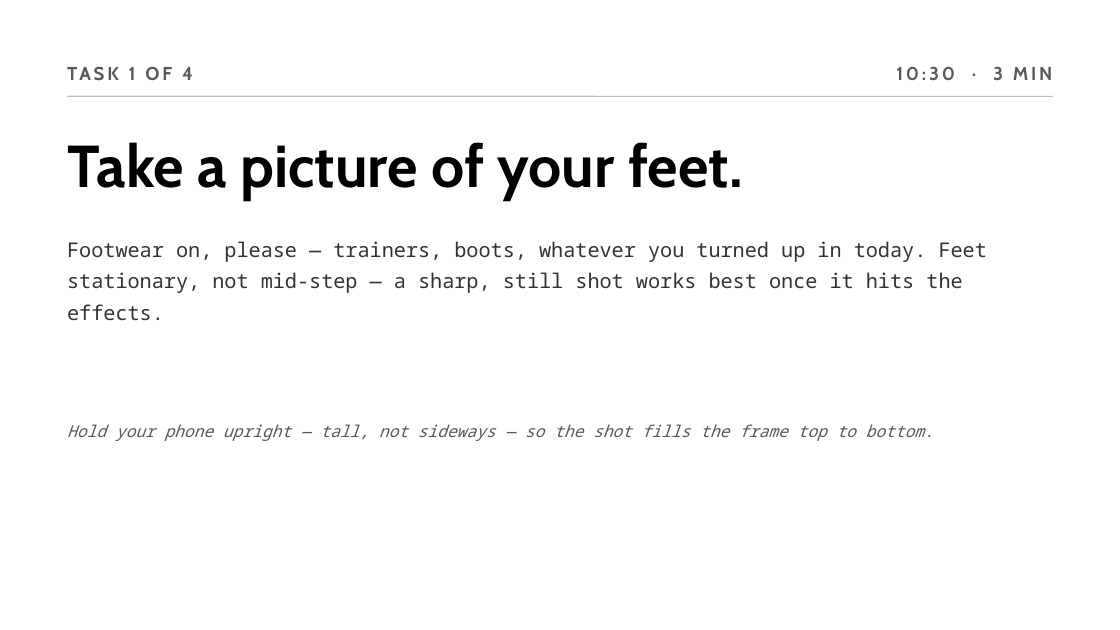
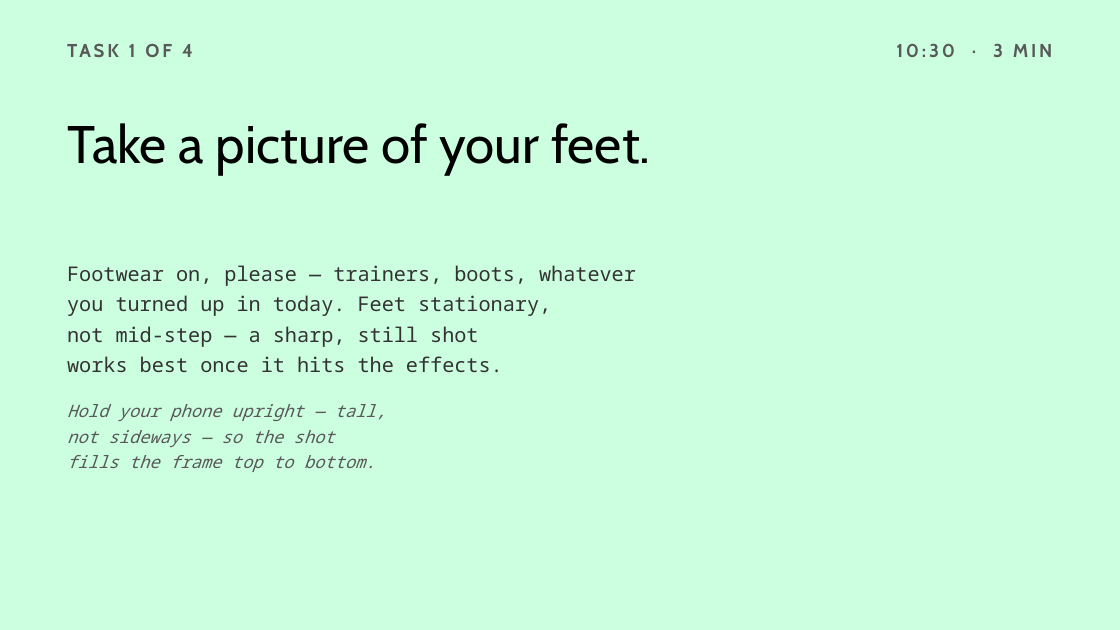
Before and after one commit to PkWr/GD-Remix-Process, a slide deck: slide 2 of Building-With-AI-Photo-Remix-Effects.pptx. Drawn at 1120x630 pixels with LibreOffice and Linux fonts; fonts in the diff are those of the drawing. Boxes give left, top, right and bottom in pixels: in the first picture for what was removed or moved away, otherwise in the second. Text is boxed around its words. In the diff, an @@ line names an element or a change of style, - is before the commit and + after.

```diff
--- a/Building-With-AI-Photo-Remix-Effects.pptx
+++ b/Building-With-AI-Photo-Remix-Effects.pptx
@@ background #FFFFFF to #CCFFE0 @@
@@ text "TASK 1 OF 4": place and size @@
-text "TASK 1 OF 4" at (129, 67, 193, 80)
+text "TASK 1 OF 4" at (129, 44, 193, 57)
@@ text "10:30 · 3 MIN": place and size @@
-text "10:30 · 3 MIN" at (896, 66, 1052, 80)
+text "10:30 · 3 MIN" at (896, 43, 1052, 57)
@@ text "Take a picture of your ...": place and size @@
-text "Take a picture of your ..." at (67, 142, 743, 200)
+text "Take a picture of your ..." at (67, 123, 651, 174)
@@ text "Take a picture of your ..." at (67, 123, 651, 174): size 38 to 34 pt, bold off @@
@@ line removed from (67, 96) to (1053, 96) @@
@@ text at (67, 265, 636, 372): text changed @@
-Footwear on, please — trainers, boots, whatever you turned up in today. Feet stationary, not mid-step — a sharp, still shot works best once it hits the effects.
+Footwear on, please — trainers, boots, whatever
+you turned up in today. Feet stationary,
+not mid-step — a sharp, still shot
+works best once it hits the effects.
@@ text at (67, 404, 386, 472): text changed; size 10.5 to 11 pt @@
-Hold your phone upright — tall, not sideways — so the shot fills the frame top to bottom.
+Hold your phone upright — tall,
+not sideways — so the shot
+fills the frame top to bottom.
```
Also in this commit, not shown: 19 other slides changed, 1 slide added, 8 other files.
